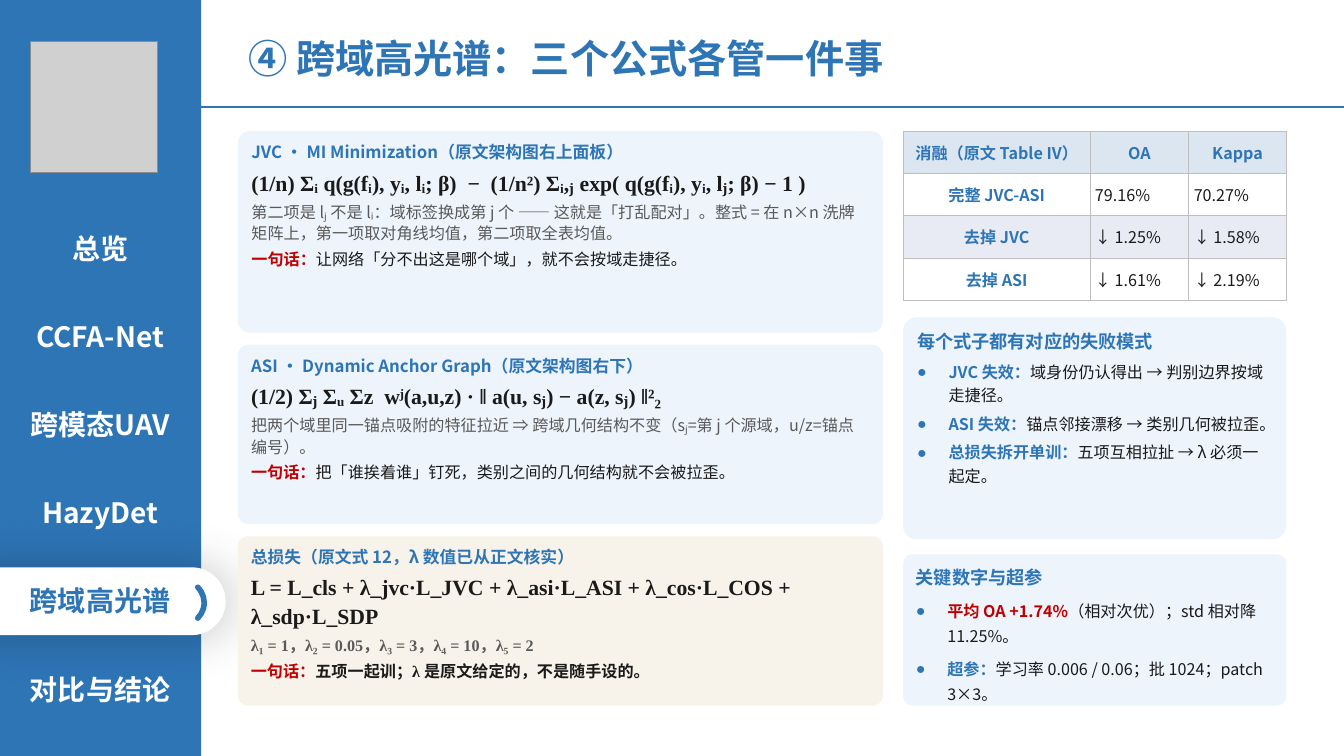
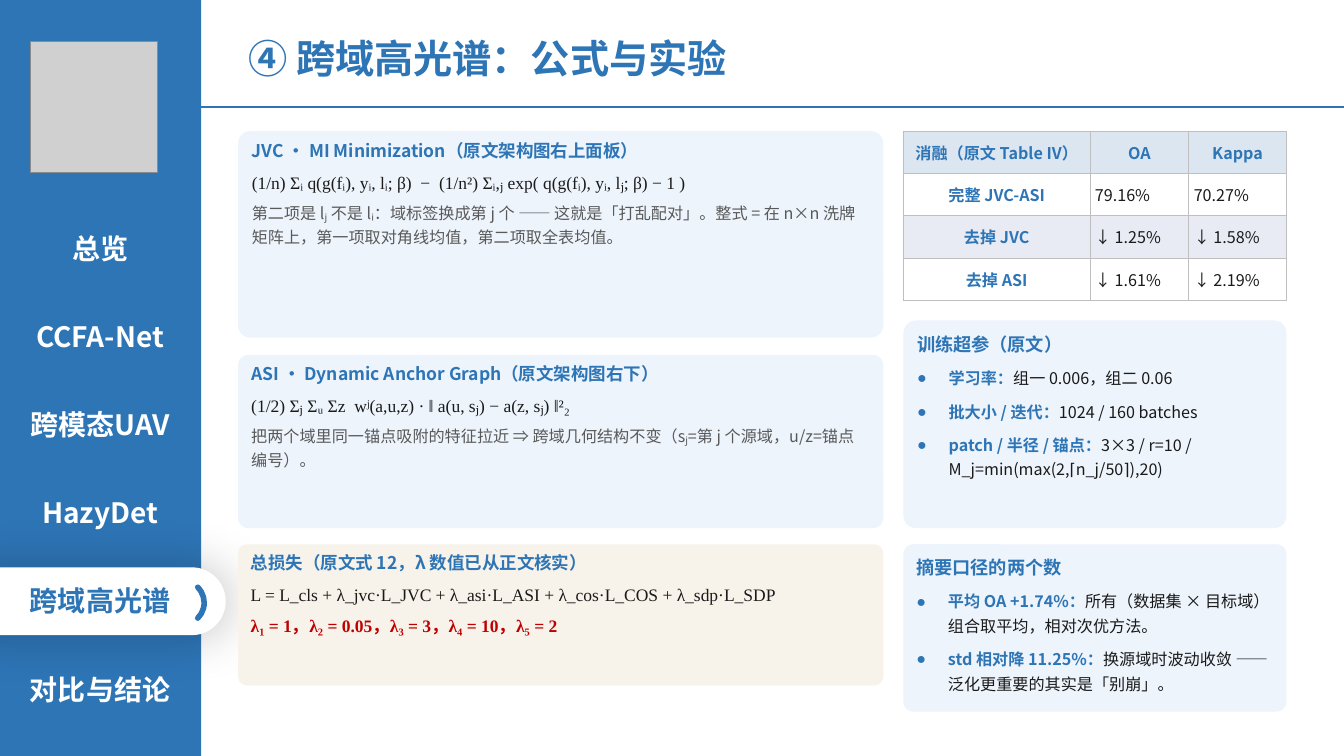
Before and after one commit to 139876/paper-notes, a slide deck: slide 15 of 论文精读/3-HazyDet精读/附件/四篇论文-组会汇报.pptx. Drawn at 1344x756 pixels with LibreOffice and Linux fonts; fonts in the diff are those of the drawing; grey boxes stand for pictures. Boxes give left, top, right and bottom in pixels: in the first picture for what was removed or moved away, otherwise in the second. Text is boxed around its words. In the diff, an @@ line names an element or a change of style, - is before the commit and + after.

```diff
--- a/论文精读/3-HazyDet精读/附件/四篇论文-组会汇报.pptx
+++ b/论文精读/3-HazyDet精读/附件/四篇论文-组会汇报.pptx
@@ text at <box>248,39,727,77</box>: text changed @@
-④ 跨域高光谱：三个公式各管一件事
+④ 跨域高光谱：公式与实验
@@ rounded rectangle "JVC · MI Minimization（原文架构图右上面板）": place and size @@
-rounded rectangle "JVC · MI Minimization（原文架构图右上面板）" at <box>238,131,883,333</box>
+rounded rectangle "JVC · MI Minimization（原文架构图右上面板）" at <box>238,131,883,338</box>
@@ rounded rectangle "JVC · MI Minimization（原文架构图右上面板）" at <box>238,131,883,338</box>: size 12 to 12.5 pt in "JVC · MI Minimization（原文架构图右上面板）"; size 15.5 to 12.5 pt, bold off in "(1/n) Σᵢ q(g(fᵢ), yᵢ, lᵢ; β) − ..."; line spacing 1.12 to 1; less space between paragraphs; line spacing 1.12 to 1.28; more space between paragraphs; line spacing 1.12 to 1.24 @@
@@ text in rounded rectangle at <box>251,251,686,267</box>: paragraph removed @@
-一句话：让网络「分不出这是哪个域」，就不会按域走捷径。
@@ rounded rectangle "训练超参（原文）": place and size @@
-rounded rectangle "训练超参（原文）" at <box>903,318,1287,539</box>
+rounded rectangle "训练超参（原文）" at <box>903,321,1287,528</box>
@@ rounded rectangle "ASI · Dynamic Anchor Graph（原文架构图右下）": place and size @@
-rounded rectangle "ASI · Dynamic Anchor Graph（原文架构图右下）" at <box>238,345,883,524</box>
+rounded rectangle "ASI · Dynamic Anchor Graph（原文架构图右下）" at <box>238,355,883,528</box>
@@ rounded rectangle "ASI · Dynamic Anchor Graph（原文架构图右下）" at <box>238,355,883,528</box>: size 12 to 12.5 pt in "ASI · Dynamic Anchor Graph（原文架构图右下）"; size 15.5 to 12.5 pt, bold off in "(1/2) Σⱼ Σᵤ Σz wʲ(a,u,z) · ‖ ..."; line spacing 1.12 to 1; less space between paragraphs; line spacing 1.12 to 1.28; more space between paragraphs; line spacing 1.12 to 1.24 @@
@@ text in rounded rectangle at <box>917,335,1198,479</box>: text changed @@
-每个式子都有对应的失败模式
-● JVC 失效：域身份仍认得出 → 判别边界按域走捷径。
-● ASI 失效：锚点邻接漂移 → 类别几何被拉歪。
-● 总损失拆开单训：五项互相拉扯 → λ 必须一起定。
+训练超参（原文）
+● 学习率：组一 0.006，组二 0.06
+● 批大小 / 迭代：1024 / 160 batches
+● patch / 半径 / 锚点：3×3 / r=10 / M_j=min(max(2,⌈n_j/50⌉),20)
@@ text in rounded rectangle at <box>251,464,735,480</box>: paragraph removed @@
-一句话：把「谁挨着谁」钉死，类别之间的几何结构就不会被拉歪。
@@ rounded rectangle "总损失（原文式 12，λ 数值已从正文核实）": place and size @@
-rounded rectangle "总损失（原文式 12，λ 数值已从正文核实）" at <box>238,536,883,706</box>
+rounded rectangle "总损失（原文式 12，λ 数值已从正文核实）" at <box>238,544,883,686</box>
@@ rounded rectangle "总损失（原文式 12，λ 数值已从正文核实）" at <box>238,544,883,686</box>: size 12 to 12.5 pt in "总损失（原文式 12，λ 数值已从正文核实）"; size 15.5 to 12.5 pt, bold off in "L = L_cls + λ_jvc·L_JVC + λ_asi·L_ASI ..."; size 11.5 to 12.5 pt, text colour #595959 to #C00000 in "λ₁ = 1，λ₂ = 0.05，λ₃ = 3，λ₄ ..."; line spacing 1.12 to 1; less space between paragraphs; line spacing 1.12 to 1.28; more space between paragraphs; line spacing 1.12 to 1.24 @@
@@ rounded rectangle "摘要口径的两个数": place and size @@
-rounded rectangle "摘要口径的两个数" at <box>903,555,1287,706</box>
+rounded rectangle "摘要口径的两个数" at <box>903,544,1287,712</box>
@@ text in rounded rectangle at <box>916,558,1269,692</box>: text changed @@
-关键数字与超参
-● 平均 OA +1.74%（相对次优）；std 相对降 11.25%。
-● 超参：学习率 0.006 / 0.06；批 1024；patch 3×3。
+摘要口径的两个数
+● 平均 OA +1.74%：所有（数据集 × 目标域）组合取平均，相对次优方法。
+● std 相对降 11.25%：换源域时波动收敛 —— 泛化更重要的其实是「别崩」。
@@ text in rounded rectangle at <box>251,663,650,680</box>: paragraph removed @@
-一句话：五项一起训；λ 是原文给定的，不是随手设的。
```
Also in this commit, not shown: 14 other slides changed.
